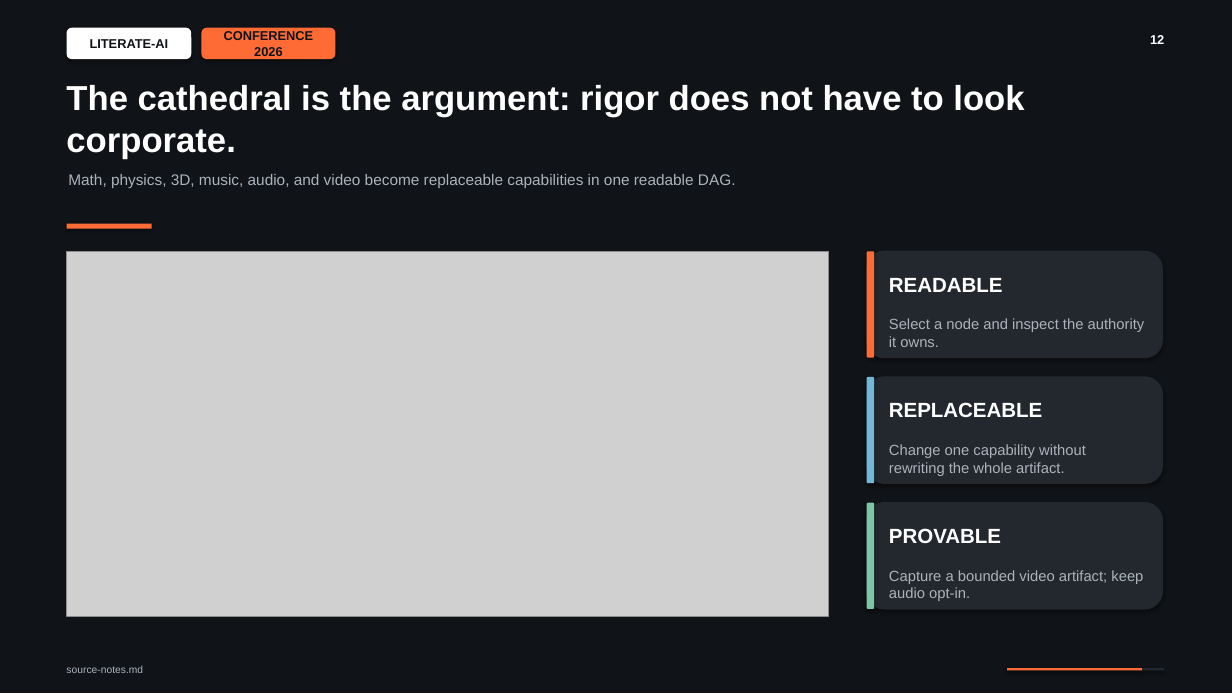
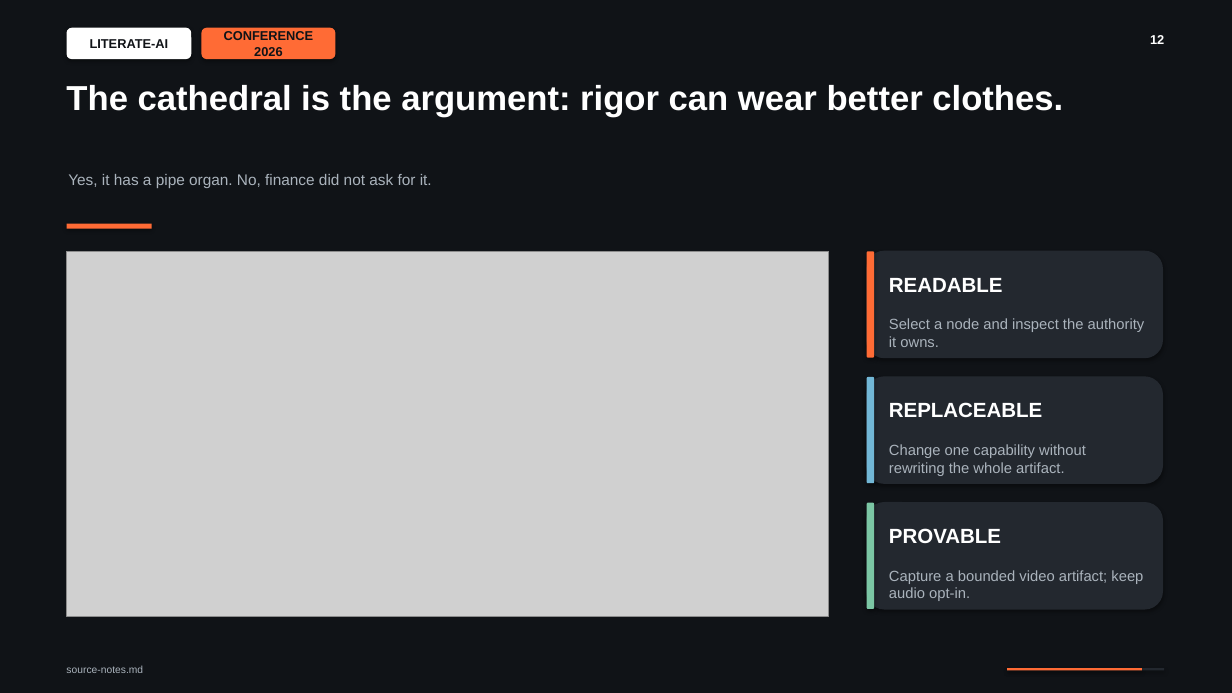
Before and after one commit to NVShawn/literate-ai, a slide deck: slide 12 of docs/presentations/literate-ai-evolution-conference/literate-ai-evolution-conference.pptx. Drawn at 1232x693 pixels with LibreOffice and Linux fonts; fonts in the diff are those of the drawing; grey boxes stand for pictures. Boxes give left, top, right and bottom in pixels: in the first picture for what was removed or moved away, otherwise in the second. Text is boxed around its words. In the diff, an @@ line names an element or a change of style, - is before the commit and + after.

```diff
--- a/docs/presentations/literate-ai-evolution-conference/literate-ai-evolution-conference.pptx
+++ b/docs/presentations/literate-ai-evolution-conference/literate-ai-evolution-conference.pptx
@@ text at [66, 85, 1063, 117]: text changed @@
-The cathedral is the argument: rigor does not have to look corporate.
+The cathedral is the argument: rigor can wear better clothes.
@@ text at [68, 174, 432, 188]: text changed @@
-Math, physics, 3D, music, audio, and video become replaceable capabilities in one readable DAG.
+Yes, it has a pipe organ. No, finance did not ask for it.
```
Also in this commit, not shown: 2 other slides changed, 17 other files.
